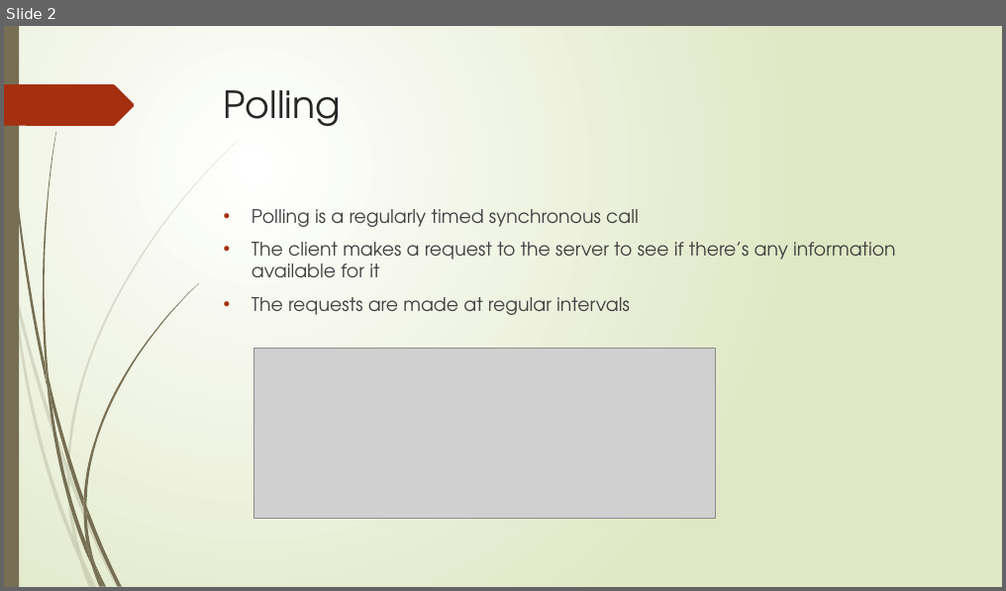
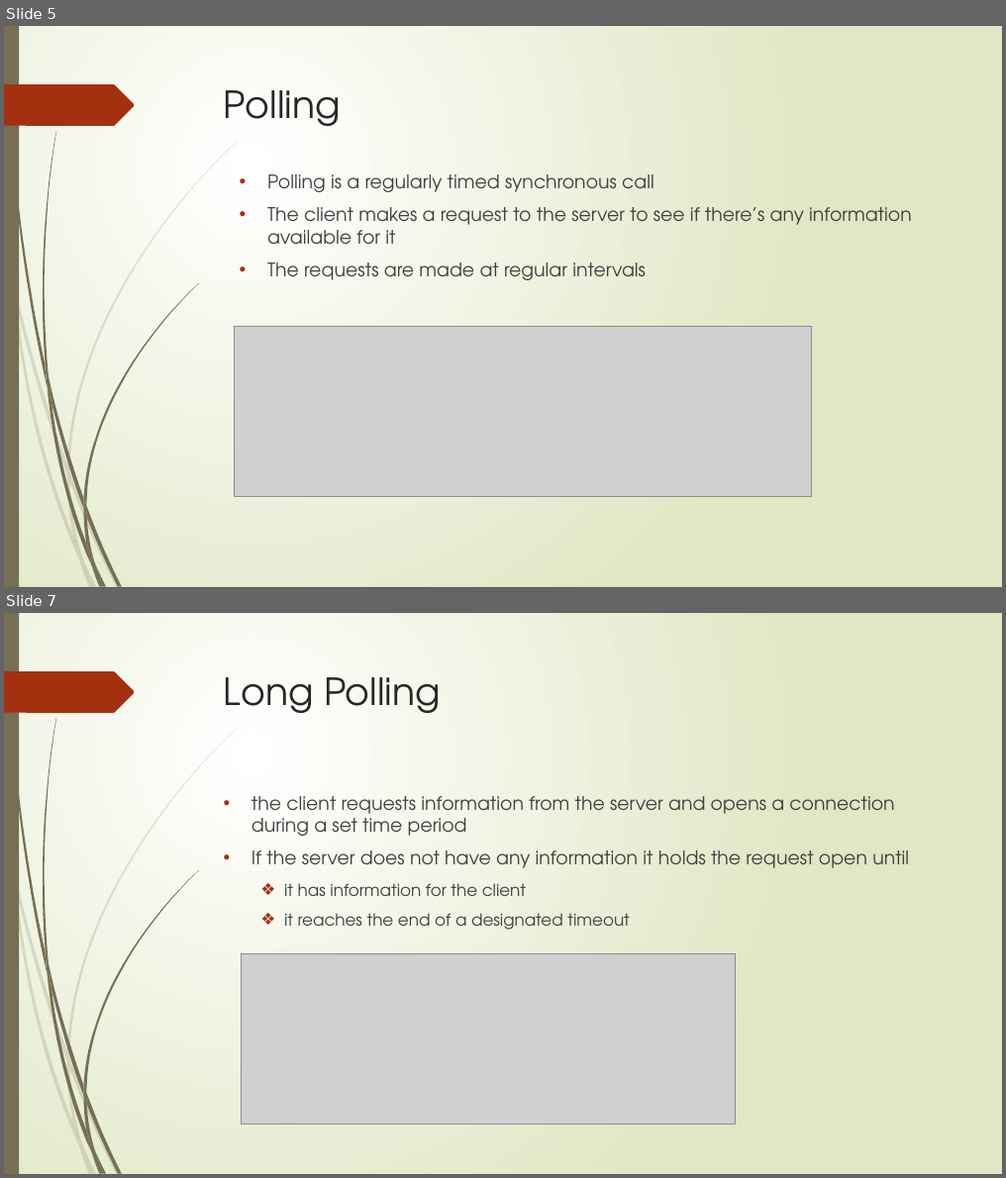
Before and after one commit to aliammar7/WebSocket, a slide deck: Websocket.pptx. Shown one above the other, each under a label of ours: slide 2 before the commit, slides 5 and 7 after it; the slides between them are not shown. The pictures are 1006x591 and 1006x1178 pixels, drawn with LibreOffice and Linux fonts; fonts in the diff are those of the drawing; grey boxes stand for pictures. Boxes give left, top, right and bottom in pixels: in the first picture for what was removed or moved away, otherwise in the second. Text is boxed around its words. In the diff, an @@ line names an element or a change of style, - is before the commit and + after.

```diff
--- a/Websocket.pptx
+++ b/Websocket.pptx
@@ slide 7 added at [4, 613, 1002, 1174], background gradient #FFFFFF to #DFE8C4; not listed: 24 template elements that a slide beside it also shows @@
@@ title added at [224, 677, 441, 713], 36 pt, text #262626 @@
+Long Polling
@@ text added at [252, 796, 909, 930], 18 pt, text #404040 @@
+• the client requests information from the server and opens a connection during a set time period
+• If the server does not have any information it holds the request open until
+  ❖ it has information for the client
+  ❖ it reaches the end of a designated timeout
@@ picture added at [241, 955, 736, 1124] @@
@@ what was slide 2 is now slide 5 @@
@@ slide 5 changed as well @@
@@ text "Polling is a regularly timed ...": place and size @@
-text "Polling is a regularly timed ..." at [252, 209, 896, 315]
+text "Polling is a regularly timed ..." at [267, 174, 912, 280]
@@ picture: place and size @@
-picture at [254, 348, 715, 519]
+picture at [235, 326, 812, 497]
```
Also in this commit, not shown: 1 other slide changed, 19 other slides added, 1 slide removed.
